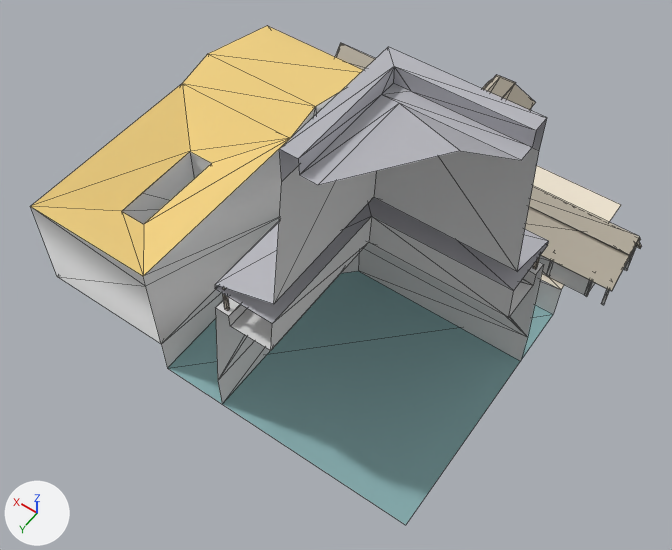
Before and after pictures for a commit that changed the OBJ model assets/stl_export/c2r1.obj.
Camera for both pictures: a 50 mm camera at (-25.3, 36.9, 52.9) aimed at (-4.1, 7.2, 6.3). The axes (+X, +Y, +Z) are drawn at lower left. The lights are the same throughout. The first picture is the older version. Mesh edges are drawn as thin lines. Where no turn or scale is listed for an object, it has been applied to the vertices. Vertices at exactly the same position are counted once.

The scene before the commit, as lines of its bpy script (objects in view):
```python
mat_castleroof = principled_material('castleRoof')
mat_castleroof.base_color = (0.471, 0.471, 0.51)  # grey #b7b7bd
mat_castleroof.roughness = 1.0
mat_cortyard = principled_material('cortyard')
mat_cortyard.base_color = (0.878, 0.792, 0.651)  # pale yellow #f1e6d3
mat_cortyard.roughness = 1.0
mat_material = principled_material('Material')
mat_material.base_color = (0.878, 0.639, 0.224)  # yellow #f1d182
mat_material.roughness = 1.0
mat_straw = principled_material('straw')
mat_straw.base_color = (0.569, 0.514, 0.42)  # light grey #c7bead
mat_straw.roughness = 1.0
me_c2r1 = bpy.data.meshes.new('c2r1')
me_c2r1.from_pydata(...)  # 540 vertices, 867 faces; spans x -18.3..15.0, y -19.3..15.0, z -3.0..29.6
# faces by material slot: [602, 8, 2, 34, 206, 13, 2]
me_c2r1.materials.append(mat_default)  # light grey #dadada
me_c2r1.materials.append(mat_cortyard)  # pale yellow #f1e6d3
me_c2r1.materials.append(mat_water)  # greyish cyan #88afb1
me_c2r1.materials.append(mat_castleroof)  # grey #b7b7bd
me_c2r1.materials.append(mat_straw)  # light grey #c7bead
me_c2r1.materials.append(mat_material)  # yellow #f1d182
me_c2r1.materials.append(mat_road)  # light grey #c2bab6
# before: 78 (11.0, 11.0, 0.0), 82 (11.0, 4.0, 0.0), 83 (11.0, 11.0, 6.0) at pixel (121, 211), 84 (11.0, 9.0, 6.0) at pixel (141, 193), 85 (11.0, 4.0, 6.0) at pixel (190, 151)
ob_c2r1 = bpy.data.objects.new('c2r1', me_c2r1)
ob_c2r1.location = (0.0, 0.0, 0.0)
```
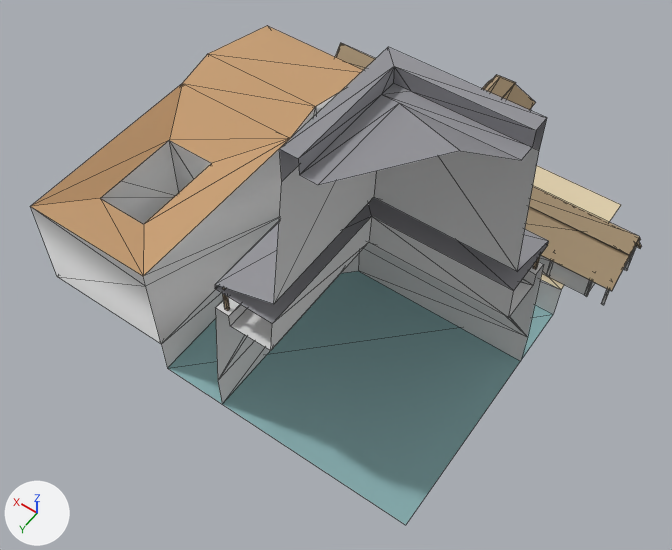
The change in detail:
Material 'cortyard' (mat_cortyard) changes colour from pale yellow #f1e6d3 to beige #e2d1af; in linear values from (0.878, 0.792, 0.651) to (0.757, 0.639, 0.427).
Material 'castleRoof' (mat_castleroof) changes colour from grey #b7b7bd to grey #949499; in linear values from (0.471, 0.471, 0.51) to (0.294, 0.294, 0.318).
Material 'straw' (mat_straw) changes colour from light grey #c7bead to beige #b29c7d; in linear values from (0.569, 0.514, 0.42) to (0.447, 0.333, 0.204).
Material 'Material' (mat_material) changes colour from yellow #f1d182 to brown #c89f74; in linear values from (0.878, 0.639, 0.224) to (0.577, 0.349, 0.176).
me_c2r1 has 540 vertices, 867 faces and spans x -18.3..15.0, y -19.3..15.0, z -3.0..29.6.
me_c2r1 is used by ob_c2r1; location (0.0, 0.0, 0.0).
Part 1, on me_c2r1:
Vertices 78, 82 to 85 of me_c2r1 move by (2.0, 0.0, 0.0).

Changed parts and their boxes [x1, y1, x2, y2] in the pictures (672 x 550 px; the box of a moved part takes in the faces that stretch with it):
'c2r1', recoloured, reshaped: [30, 26, 641, 525] in both
part 1 of me_c2r1, moved or reshaped: [30, 83, 290, 276] in both
